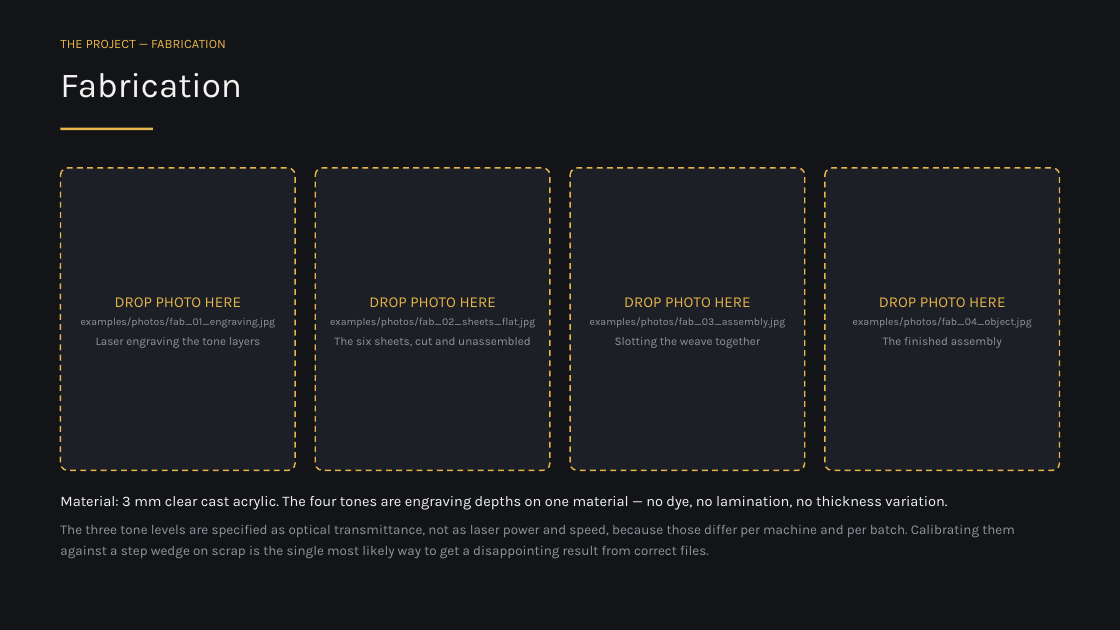
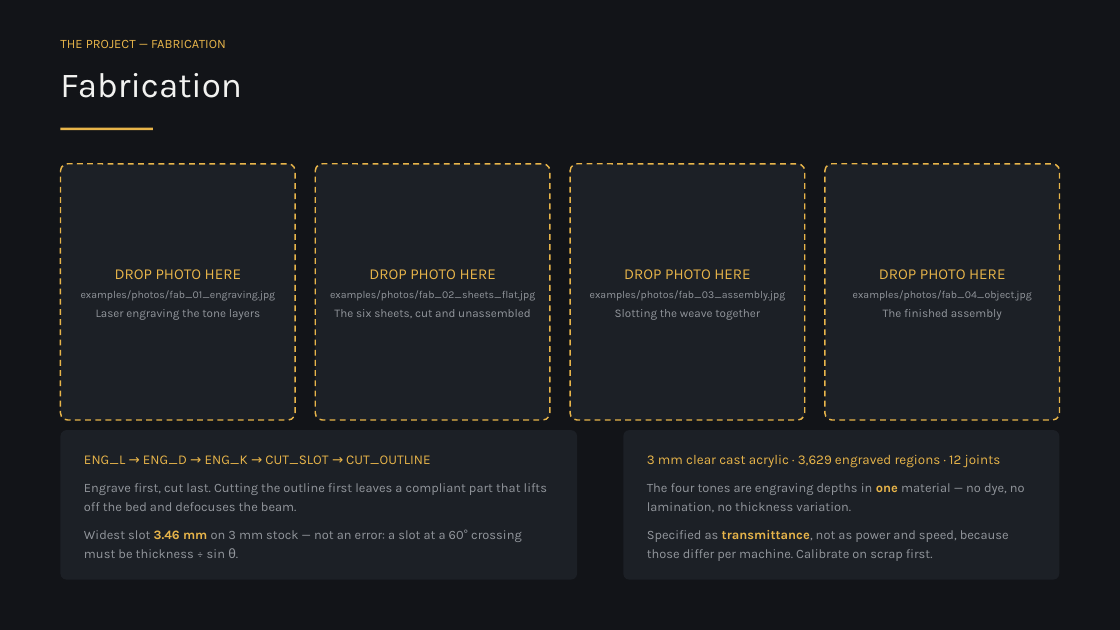
Before and after one commit to shathan18/school, a slide deck: slide 11 of MoP26_ShadowArt_final.pptx (slide 14 before the commit). Drawn at 1120x630 pixels with LibreOffice and Linux fonts; fonts in the diff are those of the drawing. Boxes give left, top, right and bottom in pixels: in the first picture for what was removed or moved away, otherwise in the second. Text is boxed around its words. In the diff, an @@ line names an element or a change of style, - is before the commit and + after.

```diff
--- a/MoP26_ShadowArt_final.pptx
+++ b/MoP26_ShadowArt_final.pptx
@@ rounded rectangle: place and size @@
-rounded rectangle at box(60, 168, 295, 471)
+rounded rectangle at box(60, 164, 295, 420)
@@ rounded rectangle: place and size @@
-rounded rectangle at box(315, 168, 549, 471)
+rounded rectangle at box(315, 164, 549, 420)
@@ rounded rectangle: place and size @@
-rounded rectangle at box(571, 168, 805, 471)
+rounded rectangle at box(571, 164, 805, 420)
@@ rounded rectangle: place and size @@
-rounded rectangle at box(825, 168, 1060, 471)
+rounded rectangle at box(825, 164, 1060, 420)
@@ 4 texts: place and size @@
-4 texts at box(81, 297, 1032, 348)
+4 texts at box(81, 269, 1032, 320)
@@ rounded rectangle added at box(60, 430, 577, 580), fill #1C2026 @@
@@ rounded rectangle added at box(623, 430, 1060, 580), fill #1C2026 @@
@@ text added at box(84, 455, 547, 558), 11 pt, text #92969C @@
+ENG_L → ENG_D → ENG_K → CUT_SLOT → CUT_OUTLINE
+Engrave first, cut last. Cutting the outline first leaves a compliant part that lifts off the bed and defocuses the beam.
+Widest slot 3.46 mm on 3 mm stock — not an error: a slot at a 60° crossing must be thickness ÷ sin θ.
@@ text at box(647, 455, 1025, 561): text changed; size 11.5 to 11 pt @@
-Material: 3 mm clear cast acrylic. The four tones are engraving depths on one material — no dye, no lamination, no thickness variation.
-The three tone levels are specified as optical transmittance, not as laser power and speed, because those differ per machine and per batch. Calibrating them against a step wedge on scrap is the single most likely way to get a disappointing result from correct files.
+3 mm clear cast acrylic · 3,629 engraved regions · 12 joints
+The four tones are engraving depths in one material — no dye, no lamination, no thickness variation.
+Specified as transmittance, not as power and speed, because those differ per machine. Calibrate on scrap first.
```
Also in this commit, not shown: 6 other slides changed, 5 slides added, 4 slides removed, 1 other file.
